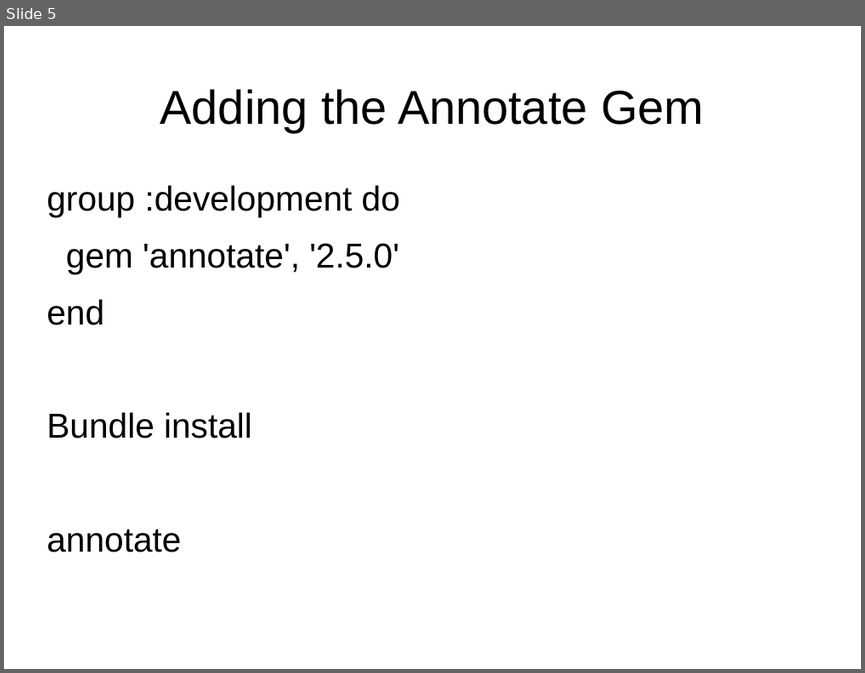
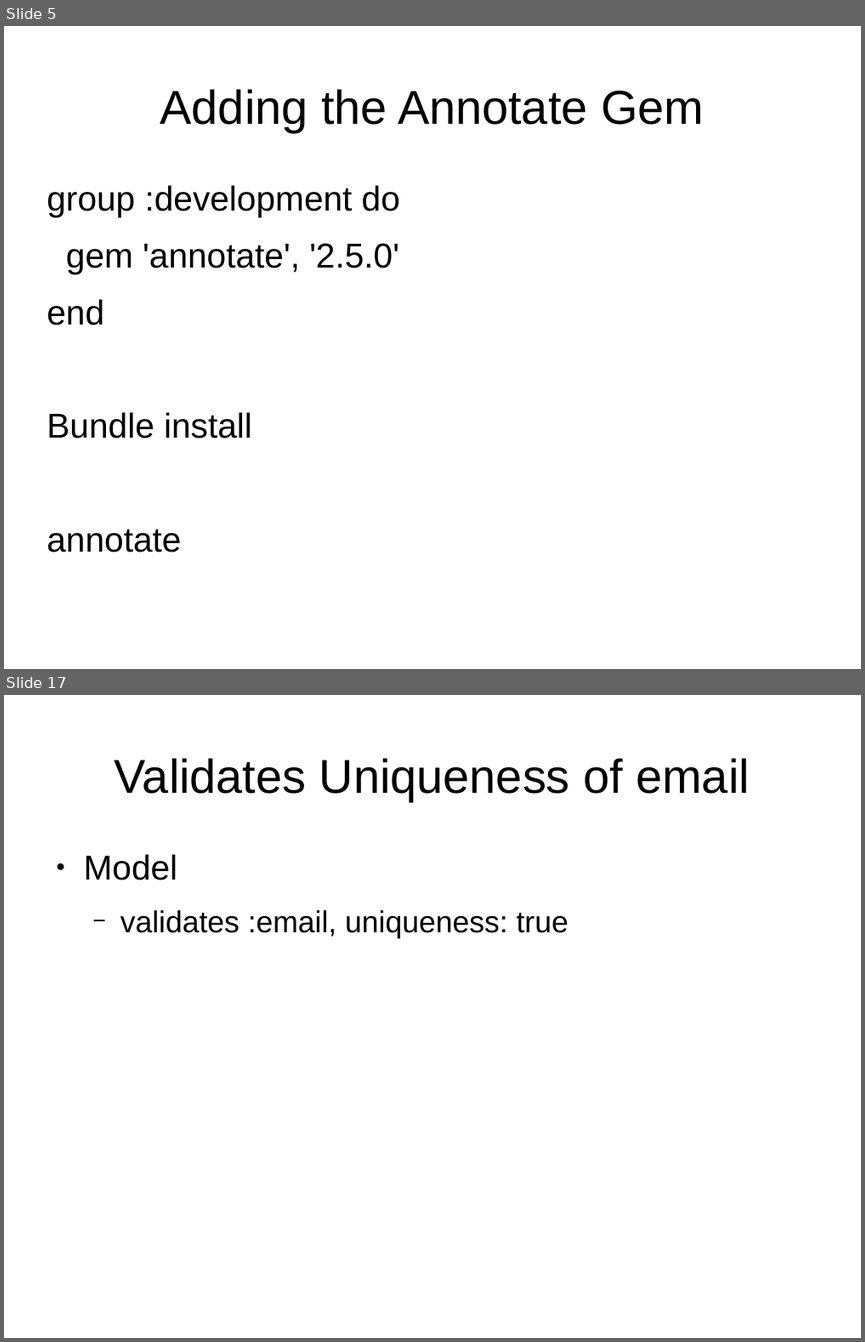
Before and after one commit to EmeraldCityProgrammingGroup/presentations-2013, a slide deck: ModelingUsers.odp. Shown one above the other, each under a label of ours: slide 5 before the commit, slides 5 and 17 after it; the slides between them are not shown. The pictures are 865x673 and 865x1342 pixels, drawn with LibreOffice and Linux fonts; fonts in the diff are those of the drawing. Boxes give left, top, right and bottom in pixels: in the first picture for what was removed or moved away, otherwise in the second. Text is boxed around its words. In the diff, an @@ line names an element or a change of style, - is before the commit and + after.

```diff
--- a/ModelingUsers.odp
+++ b/ModelingUsers.odp
@@ slide 17 added at [4, 695, 861, 1338], background #FFFFFF @@
@@ title added at [114, 758, 749, 801], 44 pt, text #000000 @@
+Validates Uniqueness of email
@@ text added at [84, 854, 568, 938], 28 pt, text #000000 @@
+● Model
+  − validates :email, uniqueness: true
```
Also in this commit, not shown: 13 other slides added.
